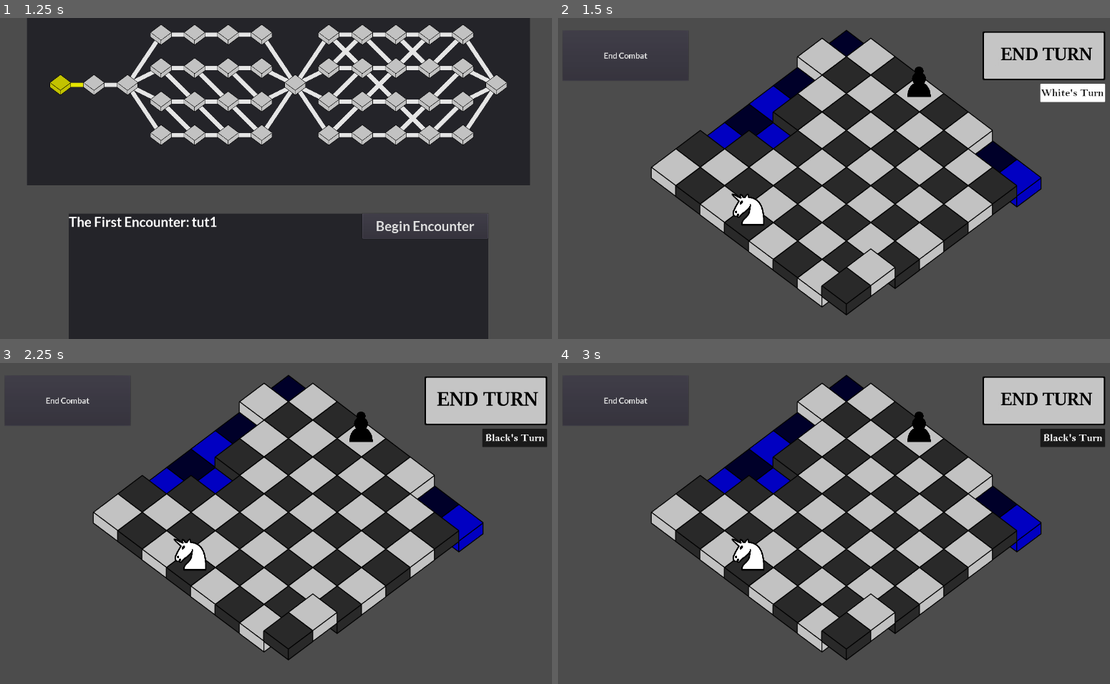
Above: before the commit, frames 1-4 (two rows, left to right).
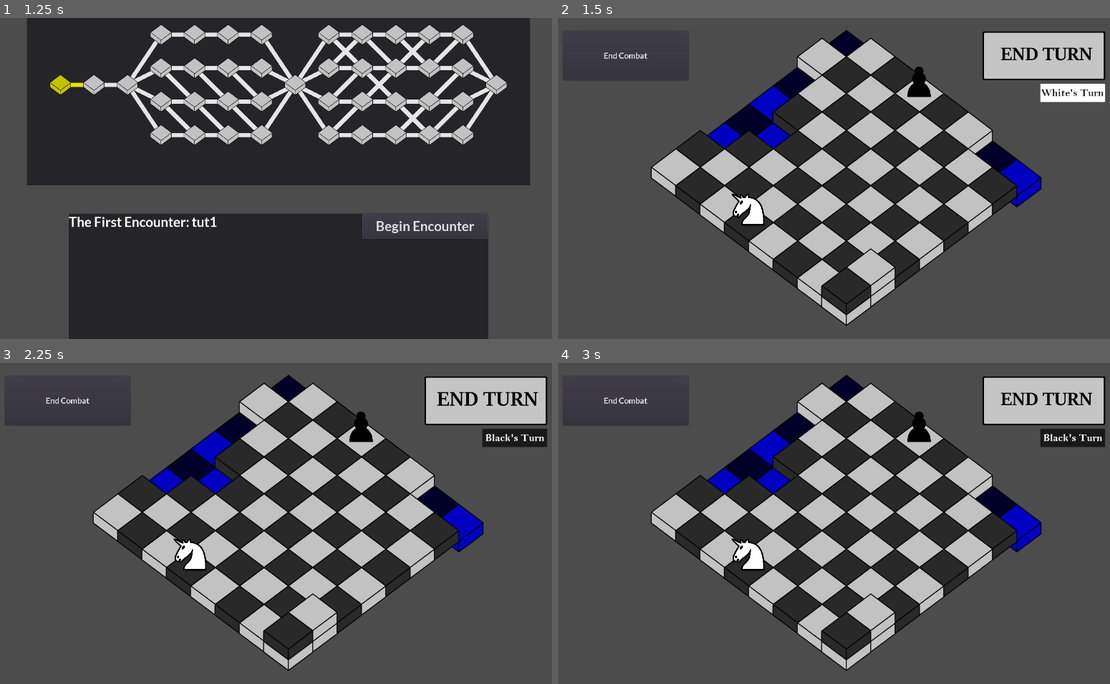
Above: after the commit, the same moments.

Repository: Trainzack/CS4700Final
Game: Godot game, scene res://scenes/MasterScene.tscn
Same seed, same stepped clock (60 frames per second), same inputs: the game is played once before the commit and once after it.
Inputs (mouse positions are in pixels of both pictures, inside the frame that each line leads up to):
- Up to frame 1 (1.25 s): tap Enter at 0.5 s; drag from (60, 85) to (160, 34) at 0.52 s
- Up to frame 2 (1.5 s): click "Begin Encounter" at 1.25 s
- Up to frame 3 (2.25 s): click (485, 401) at 2 s
- Up to frame 4 (3 s): click "End Combat" at 2.75 s

Frame 1 is identical in both runs. In frame 2, 0.4% of the frame differs, in the area x 47-79%, y 38-96%; in frame 3, 0.4%; in frame 4, 0.4%.

Commit message:
Changes to atom highlight method, fixed z index, made UI changes for units
Added subtle movement highlights and methods for it in Tile.

Fixed the z index problem for sure this time. I think.

Changed the way atoms are processed. There is now a variable called mode. For each direction this mode starts with value "active". While active any tiles processed are added to possible positions. When impassible terrain is found it switches to passive mode. Any nodes found from here on out are added to subtle_possible_positions.

This makes it so that the movement and attack pattern is more clear while still keeping only certain tiles as possible moves/attacks.

Diff:
--- a/scenes/Board.gd
+++ b/scenes/Board.gd
@@ -55,7 +55,7 @@
 		else:
 			tile.set_tile_type("black")
 		tile.position = Vector2(starting_x + position.x*iso_x_offset + position.y*iso_x_offset, starting_y - position.y*iso_y_offset + position.x*iso_y_offset)
-		tile.z_index = tile.z_index + (board_y_size - position.y)
+		tile.z_index = tile.z_index - position.y*2 + position.x*2
 		tile.connect("mouse_entered", self, "process_mouse_enter", [position.x,position.y])
 		tile.connect("mouse_exited", self, "process_mouse_exit", [position.x,position.y])
 		tile.connect("clicked", self, "on_click", [position.x,position.y])
@@ -88,7 +88,7 @@
 	if(!boardArray[gridX][gridY].is_occupied()):
 		boardArray[gridX][gridY].set_occupied(true)
 		placed_unit.position = boardArray[gridX][gridY].get_placement_position().get_global_transform().get_origin()
-		placed_unit.z_index = 9 + boardArray[gridX][gridY].z_index
+		placed_unit.z_index = 2 + boardArray[gridX][gridY].z_index
 		add_child(placed_unit)
 		unitArray[gridX][gridY] = placed_unit
 	else:
@@ -121,6 +121,21 @@
 	else:
 		reset_tiles()
 		select_unit(gridX,gridY)
+
+func select_ai_unit(unit):
+	selected_unit.set_unselected()
+	for i in range(0,8):
+		for j in range(0,8):
+			if unit == unitArray[i][j]:
+				#currently_clicked_unit = unitArray[i][j]
+				selected_unit = unitArray[i][j]
+				selected_unit.set_selected()
+				selected_unit_coordinate = Vector2(i,j)
+				emit_signal("ally_unit_selected")
+				if selected_unit.has_attacked:
+					emit_signal("ally_has_attacked")
+				if selected_unit.has_moved:
+					emit_signal("ally_has_moved")
 
 func select_unit(gridX,gridY):
 	selected_unit.set_unselected()
@@ -171,7 +186,7 @@
 			count = max(board_y_size, board_x_size)
 		# print(count)
 		for d in directions:
-
+			var mode = "active"
 			var dx = atom.x
 			var dy = atom.y
 			if d[2]:
@@ -188,15 +203,20 @@
 				# Get the tile we are currently looking at
 				var tile = get_tile(position)
 				if move_type == "attack":
-					if unit.can_attack(get_unit(position)):
+					if unit.can_attack(get_unit(position)) and mode == "active":
 						possible_positions.append(position)
 					else:
 						subtle_highlight_positions.append(position)
 				# We do the pass through check after the attack check, as otherwise the check would block us from attacking pieces
 				if not unit.can_pass_through(tile, move_type):
-					break
-				if move_type == "movement" and unit.can_occupy(tile):
-					possible_positions.append(position)
+					mode = "passive"
+					#break
+				if move_type == "movement":
+					if unit.can_occupy(tile) and mode == "active":
+						possible_positions.append(position)
+					else:
+						subtle_highlight_positions.append(position)
+
 
 		highlight_tiles(possible_positions, move_type)
 		highlight_tiles(subtle_highlight_positions, move_type + "_subtle")
@@ -211,6 +231,8 @@
 				boardArray[tile_coordinate.x][tile_coordinate.y].set_attack_option()
 			elif atom_type == "attack_subtle":
 				boardArray[tile_coordinate.x][tile_coordinate.y].set_subtle_attack_option()
+			elif atom_type == "movement_subtle":
+				boardArray[tile_coordinate.x][tile_coordinate.y].set_subtle_movement_option()
 
 #Change this to do something useful for when the mouse enters a tile
 #Currently highlights the currently moused over tile
@@ -225,7 +247,7 @@
 func process_mouse_exit(gridX,gridY):
 	if !unitArray[gridX][gridY].has_focus:
 		unitArray[gridX][gridY].hide_health()
-	unitArray[gridX][gridY].hide_action_icons()
+		unitArray[gridX][gridY].hide_action_icons()
 	boardArray[gridX][gridY].toggle_outline()
 
 func reset_tiles():
@@ -257,8 +279,11 @@
 	boardArray[endX][endY].set_occupied(true)
 
 	#Set variables and send signals indicating this unit has moved.
-	selected_unit.expend_movement()
+	unit_to_move.expend_movement()
 	selected_unit_coordinate = Vector2(endX,endY)
+	unit_to_move.z_index = 2 + boardArray[endX][endY].z_index
+	unit_to_move.print_info()
+	print(unit_to_move.z_index)
 	emit_signal("ally_has_moved")
 	unit_to_move.moved()
 
--- a/scenes/MasterCombatScene.gd
+++ b/scenes/MasterCombatScene.gd
@@ -1,6 +1,7 @@
 extends Node
 
 var encounter_scene = preload("res://scenes/Encounter.tscn")
+var pawn_scene = preload("res://scenes/unit_scenes/Knight.tscn")
 
 func _ready():
 	$TestBoard.connect("ally_unit_selected",self,"display_options")
@@ -15,6 +16,20 @@
 #generates the board's encounter.
 func set_encounter(encounter):
 	$TestBoard.create_board(encounter)
+	#var pawn1 = pawn_scene.instance()
+	#var pawn2 = pawn_scene.instance()
+	#pawn1.set_black()
+	#pawn2.set_black()
+	#$TestBoard.switch_acting_team()
+	#$UIManager.switch_turn_icon()
+	#for i in range(0,8,2):
+	#	for j in range(0,8,2):
+	#		$TestBoard.place_unit(pawn_scene.instance(),i,j)
+	#$TestBoard.place_unit(pawn1,0,1)
+	#$TestBoard.place_unit(pawn2,4,6)
+	#$TestBoard.select_ai_unit(pawn1)
+	#$TestBoard.select_ai_unit(pawn1)
+
 
 func display_options():
 	$UIManager.reset_command_states()
--- a/scenes/Tile.gd
+++ b/scenes/Tile.gd
@@ -4,6 +4,7 @@
 onready var movement_highlight = get_node("TileSprite").get_node("MovementHighlight")
 onready var attack_highlight = get_node("TileSprite").get_node("AttackHighlight")
 onready var subtle_attack_highlight = get_node("TileSprite").get_node("SubtleAttackHighlight")
+onready var subtle_movement_highlight = get_node("TileSprite").get_node("SubtleMovementHighlight")
 onready var outline = get_node("TileSprite").get_node("Outline")
 onready var placement_position = get_node("PlacementPosition")
 var can_move_to = false
@@ -40,6 +41,10 @@
 		movement_highlight.play()
 		can_move_to = true
 
+func set_subtle_movement_option():
+	subtle_movement_highlight.animation = "movement"
+	subtle_movement_highlight.play()
+
 func toggle_outline():
 	if outline.animation == "not_hovered":
 		outline.animation = "hovered"
@@ -50,6 +55,7 @@
 	movement_highlight.animation = "none"
 	attack_highlight.animation = "none"
 	subtle_attack_highlight.animation = "none"
+	subtle_movement_highlight.animation = "none"
 	can_move_to = false
 	can_attack_space = false
 
--- a/scenes/Tile.tscn
+++ b/scenes/Tile.tscn
@@ -9,14 +9,15 @@
 [ext_resource path="res://art/tiles/TileMovementHighlight1.png" type="Texture" id=7]
 [ext_resource path="res://art/tiles/TileMovementHighlight2.png" type="Texture" id=8]
 [ext_resource path="res://art/tiles/TileMovementHighlight3.png" type="Texture" id=9]
-[ext_resource path="res://art/tiles/TileHighlight2.png" type="Texture" id=10]
-[ext_resource path="res://art/tiles/TileAttackHighlight1.png" type="Texture" id=11]
-[ext_resource path="res://art/tiles/TileAttackHighlight2.png" type="Texture" id=12]
-[ext_resource path="res://art/tiles/TileAttackHighlight3.png" type="Texture" id=13]
-[ext_resource path="res://art/tiles/TileAttackHighlight4.png" type="Texture" id=14]
-[ext_resource path="res://art/tiles/TileAttackHighlight5.png" type="Texture" id=15]
-[ext_resource path="res://art/tiles/TileAttackHighlight6.png" type="Texture" id=16]
-[ext_resource path="res://art/tiles/TileAttackHighlight.png" type="Texture" id=17]
+[ext_resource path="res://art/tiles/TileMovementHighlight.png" type="Texture" id=10]
+[ext_resource path="res://art/tiles/TileHoverHighlight.png" type="Texture" id=11]
+[ext_resource path="res://art/tiles/TileAttackHighlight1.png" type="Texture" id=12]
+[ext_resource path="res://art/tiles/TileAttackHighlight2.png" type="Texture" id=13]
+[ext_resource path="res://art/tiles/TileAttackHighlight3.png" type="Texture" id=14]
+[ext_resource path="res://art/tiles/TileAttackHighlight4.png" type="Texture" id=15]
+[ext_resource path="res://art/tiles/TileAttackHighlight5.png" type="Texture" id=16]
+[ext_resource path="res://art/tiles/TileAttackHighlight6.png" type="Texture" id=17]
+[ext_resource path="res://art/tiles/TileAttackHighlight.png" type="Texture" id=18]
 
 [sub_resource type="SpriteFrames" id=1]
 
@@ -46,17 +47,31 @@
 "speed": 5.0
 } ]
 
+[sub_resource type="SpriteFrames" id=7]
+
+animations = [ {
+"frames": [  ],
+"loop": true,
+"name": "none",
+"speed": 5.0
+}, {
+"frames": [ ExtResource( 10 ) ],
+"loop": true,
+"name": "movement",
+"speed": 5.0
+} ]
+
 [sub_resource type="SpriteFrames" id=3]
 
 animations = [ {
-"frames": [ ExtResource( 10 ) ],
-"loop": true,
-"name": "hovered",
-"speed": 5.0
-}, {
 "frames": [  ],
 "loop": true,
 "name": "not_hovered",
+"speed": 5.0
+}, {
+"frames": [ ExtResource( 11 ) ],
+"loop": true,
+"name": "hovered",
 "speed": 5.0
 } ]
 
@@ -114,7 +129,7 @@
 
 frames = SubResource( 1 )
 animation = "white"
-_sections_unfolded = [ "Transform", "Visibility" ]
+_sections_unfolded = [ "Transform", "Visibility", "Z Index" ]
 
 [node name="MovementHighlight" type="AnimatedSprite" parent="TileSprite" index="0"]
 
@@ -122,21 +137,28 @@
 animation = "none"
 _sections_unfolded = [ "Transform", "Z Index" ]
 
-[node name="Outline" type="AnimatedSprite" parent="TileSprite" index="1"]
+[node name="SubtleMovementHighlight" type="AnimatedSprite" parent="TileSprite" index="1"]
 
-position = Vector2( 0, -28.5 )
-z_index = 8
+modulate = Color( 1, 1, 1, 0.541412 )
+scale = Vector2( 1, 1 )
+frames = SubResource( 7 )
+animation = "none"
+_sections_unfolded = [ "Material", "Transform", "Visibility" ]
+
+[node name="Outline" type="AnimatedSprite" parent="TileSprite" index="2"]
+
+z_index = 1
 frames = SubResource( 3 )
 animation = "not_hovered"
 _sections_unfolded = [ "Transform", "Z Index" ]
 
-[node name="AttackHighlight" type="AnimatedSprite" parent="TileSprite" index="2"]
+[node name="AttackHighlight" type="AnimatedSprite" parent="TileSprite" index="3"]
 
 frames = SubResource( 4 )
 animation = "none"
 _sections_unfolded = [ "Z Index" ]
 
-[node name="SubtleAttackHighlight" type="AnimatedSprite" parent="TileSprite" index="3"]
+[node name="SubtleAttackHighlight" type="AnimatedSprite" parent="TileSprite" index="4"]
 
 self_modulate = Color( 1, 1, 1, 0.535922 )
 frames = SubResource( 5 )
@@ -146,6 +168,7 @@
 [node name="CollisionShape2D" type="CollisionShape2D" parent="." index="1"]
 
 shape = SubResource( 6 )
+
 [node name="SpawnTimer" type="Timer" parent="." index="2"]
 
 process_mode = 1
--- /dev/null
+++ b/scenes/TileSprite2.gd
@@ -0,0 +1,14 @@
+extends AnimatedSprite
+
+# class member variables go here, for example:
+# var a = 2
+# var b = "textvar"
+
+func _ready():
+	self.animation = get_parent().animation
+	print(self.animation)
+	print(get_parent().animation)
+	pass
+
+#func _process(delta):
+#	self.animation = get_parent().animation
--- a/scenes/UIManager.gd
+++ b/scenes/UIManager.gd
@@ -26,9 +26,9 @@
 
 #_process is used to wait for user input from the keyboard
 func _process(delta):
-	if Input.is_action_just_pressed("select_move") and commands.get_node("MovementButton").disabled == false:
+	if Input.is_action_just_pressed("select_move") and commands.get_node("MovementButton").disabled == false and commands.visible == true:
 		emit_movement_pressed()
-	if Input.is_action_just_pressed("select_attack") and commands.get_node("AttacksButton").disabled == false:
+	if Input.is_action_just_pressed("select_attack") and commands.get_node("AttacksButton").disabled == false and commands.visible == true:
 		emit_attack_pressed()
 	if Input.is_action_just_pressed("end_turn"):
 		print("yeet")
--- a/scenes/UIManager.tscn
+++ b/scenes/UIManager.tscn
@@ -44,18 +44,18 @@
 "name": "black_turn_transition",
 "speed": 35.0
 }, {
+"frames": [ ExtResource( 27 ) ],
+"loop": true,
+"name": "black_turn",
+"speed": 5.0
+}, {
 "frames": [ ExtResource( 20 ) ],
 "loop": true,
 "name": "white_turn",
 "speed": 5.0
-}, {
-"frames": [ ExtResource( 27 ) ],
-"loop": true,
-"name": "black_turn",
-"speed": 5.0
 } ]
 
-[node name="UIManager" type="Node" index="0"]
+[node name="UIManager" type="Node"]
 
 script = ExtResource( 1 )
 
--- a/scenes/WallTile.tscn
+++ b/scenes/WallTile.tscn
@@ -1,16 +1,43 @@
-[gd_scene load_steps=2 format=2]
+[gd_scene load_steps=6 format=2]
 
 [ext_resource path="res://scenes/Tile.tscn" type="PackedScene" id=1]
+[ext_resource path="res://art/tiles/WhiteTileCube.png" type="Texture" id=2]
+[ext_resource path="res://art/tiles/BlackTileCube.png" type="Texture" id=3]
+[ext_resource path="res://scenes/TileSprite2.gd" type="Script" id=4]
+
+[sub_resource type="SpriteFrames" id=1]
+
+animations = [ {
+"frames": [ ExtResource( 2 ) ],
+"loop": true,
+"name": "white",
+"speed": 5.0
+}, {
+"frames": [ ExtResource( 3 ) ],
+"loop": true,
+"name": "black",
+"speed": 5.0
+} ]
 
 [node name="WallTile" instance=ExtResource( 1 )]
 
-z_index = 9
+z_index = 2
 is_wall = true
 
 [node name="TileSprite" parent="." index="0"]
 
 position = Vector2( 0, -36 )
 
+[node name="TileSprite2" type="AnimatedSprite" parent="TileSprite" index="4"]
+
+position = Vector2( 0, 36 )
+scale = Vector2( 1, 1 )
+z_index = -2
+frames = SubResource( 1 )
+animation = "white"
+script = ExtResource( 4 )
+_sections_unfolded = [ "Transform", "Z Index" ]
+
 [node name="PlacementPosition" parent="." index="3"]
 
 position = Vector2( 0, -36 )
--- a/scenes/WaterTile.tscn
+++ b/scenes/WaterTile.tscn
@@ -4,7 +4,7 @@
 
 [node name="WaterTile" instance=ExtResource( 1 )]
 
-z_index = -5
+z_index = -2
 is_water = true
 
 [node name="TileSprite" parent="." index="0"]
@@ -12,10 +12,6 @@
 self_modulate = Color( 0.0078125, 0, 1, 1 )
 position = Vector2( 0, 36 )
 
-[node name="Outline" parent="TileSprite" index="1"]
-
-position = Vector2( 0, -29.5 )
-
 [node name="PlacementPosition" parent="." index="3"]
 
 position = Vector2( 0, 36 )
--- a/scenes/unit_scenes/Unit.gd
+++ b/scenes/unit_scenes/Unit.gd
@@ -43,11 +43,12 @@
 	health_bar.rect_size.x = max_health * units_per_health
 	# Recenter the health bar
 	health_bar.rect_position.x = max_health * units_per_health * -0.5
+	health_bar.show_behind_parent = false
 	# Place attack and move icons net to health bar
-	attack_icon.position.y = health_bar.rect_position.y
-	movement_icon.position.y = health_bar.rect_position.y
+	attack_icon.position.y = health_bar.rect_position.y + 15
+	movement_icon.position.y = health_bar.rect_position.y + 15
 	attack_icon.position.x = health_bar.rect_position.x - 20
-	movement_icon.position.x = attack_icon.position.x - 35
+	movement_icon.position.x = attack_icon.position.x
 
 	hide_action_icons()
 	pass
@@ -117,14 +118,16 @@
 func set_unselected():
 	$SelectorIcon.animation = "unselected"
 	has_focus = false
-	health_bar.hide()
+	hide_health()
+	hide_action_icons()
 
 func set_selected():
 	has_focus = true
 	$SelectorIcon.animation = "selected"
 	$SelectorIcon.play()
 	$SelectSound.play()
-	health_bar.show()
+	display_health()
+	display_action_icons()
 
 func set_health(h):
 	current_health = h
--- a/scenes/unit_scenes/Unit.tscn
+++ b/scenes/unit_scenes/Unit.tscn
@@ -10,10 +10,10 @@
 [ext_resource path="res://sound/fall_splash_03.wav" type="AudioStream" id=8]
 [ext_resource path="res://sound/fade_03.wav" type="AudioStream" id=9]
 [ext_resource path="res://sound/tap_04.wav" type="AudioStream" id=10]
-[ext_resource path="res://art/ui/UnitMoveUnavailable.png" type="Texture" id=11]
-[ext_resource path="res://art/ui/UnitMoveAvailable.png" type="Texture" id=12]
-[ext_resource path="res://art/ui/UnitAttackUnavailable.png.import.png" type="Texture" id=13]
-[ext_resource path="res://art/ui/UnitAttackAvailable.png" type="Texture" id=14]
+[ext_resource path="res://art/tiles/UIMovementUnavailable.png" type="Texture" id=11]
+[ext_resource path="res://art/tiles/UIMovementAvailable.png" type="Texture" id=12]
+[ext_resource path="res://art/tiles/UIAttackUnavailable.png" type="Texture" id=13]
+[ext_resource path="res://art/tiles/UIAttackAvailable.png" type="Texture" id=14]
 
 [sub_resource type="SpriteFrames" id=1]
 
@@ -123,7 +123,6 @@
 [node name="Unit" type="Area2D"]
 
 scale = Vector2( 0.5, 0.5 )
-z_index = 30
 input_pickable = true
 gravity_vec = Vector2( 0, 1 )
 gravity = 98.0
@@ -209,7 +208,7 @@
 exp_edit = false
 rounded = false
 percent_visible = false
-_sections_unfolded = [ "Anchor", "Focus", "Mouse", "Percent", "Rect", "custom_styles" ]
+_sections_unfolded = [ "Anchor", "Focus", "Grow Direction", "Hint", "Margin", "Material", "Mouse", "Percent", "Rect", "Size Flags", "Theme", "Visibility", "custom_styles" ]
 
 [node name="DieSound" type="AudioStreamPlayer" parent="." index="7"]
 
@@ -256,12 +255,16 @@
 
 visible = false
 position = Vector2( -84.8614, -213.743 )
+scale = Vector2( 0.35, 0.35 )
 frames = SubResource( 5 )
 animation = "available"
+_sections_unfolded = [ "Transform" ]
 
 [node name="AttackAvailability" type="AnimatedSprite" parent="." index="13"]
 
 visible = false
 position = Vector2( -120.114, -214.61 )
+scale = Vector2( 0.35, 0.35 )
 frames = SubResource( 6 )
 animation = "available"
+_sections_unfolded = [ "Transform" ]
Binary file added: art/tiles/TileHoverHighlight.png
Not shown, added: art/tiles/TileHoverHighlight.png.import
Binary file added: art/tiles/UIAttackAvailable.png
Not shown, added: art/tiles/UIAttackAvailable.png.import
Binary file added: art/tiles/UIAttackUnavailable.png
Not shown, added: art/tiles/UIAttackUnavailable.png.import
Binary file added: art/tiles/UIMovementAvailable.png
Not shown, added: art/tiles/UIMovementAvailable.png.import
Binary file added: art/tiles/UIMovementUnavailable.png
Not shown, added: art/tiles/UIMovementUnavailable.png.import
Binary file added: art/ui/TileHoverHighlight.png
Not shown, added: art/ui/TileHoverHighlight.png.import
(and 1 more such lines)
